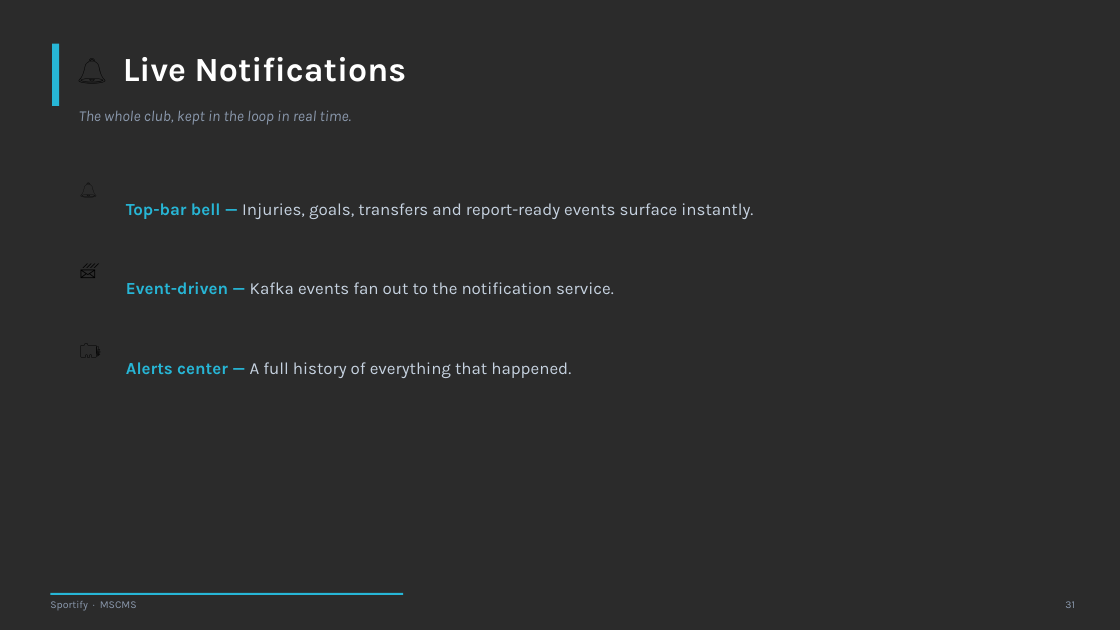
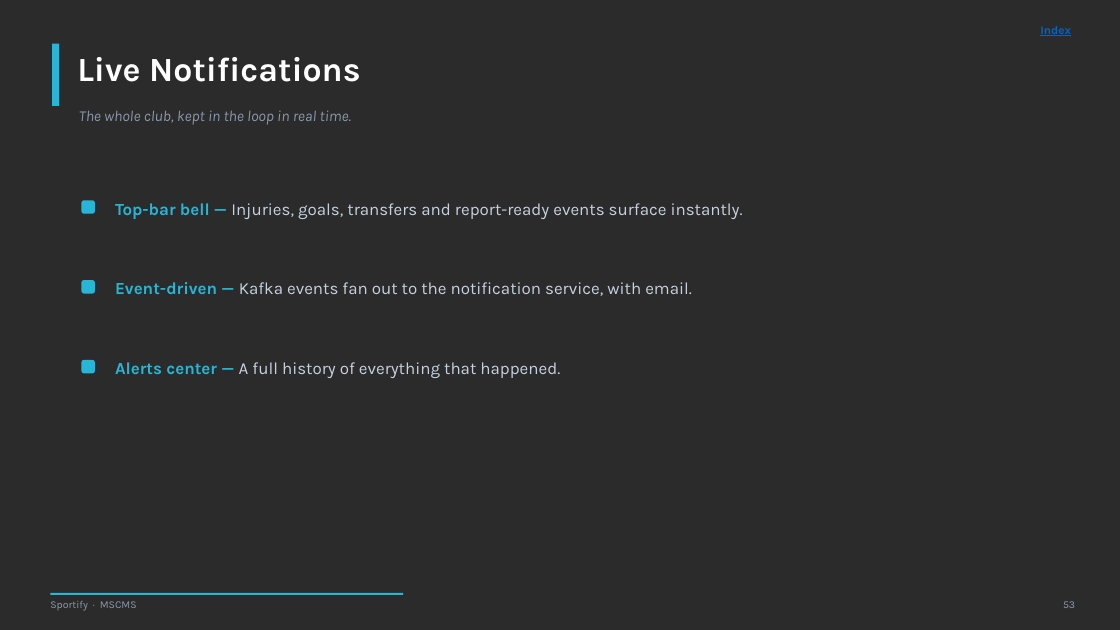
Before and after one commit to tefaa1/final, a slide deck: slide 53 of presentation/Sportify-MSCMS-Overview-NEW.pptx (slide 31 before the commit). Drawn at 1120x630 pixels with LibreOffice and Linux fonts; fonts in the diff are those of the drawing; background and template pictures are left out; a plain dark background stands for a picture behind light text. Boxes give left, top, right and bottom in pixels: in the first picture for what was removed or moved away, otherwise in the second. Text is boxed around its words. In the diff, an @@ line names an element or a change of style, - is before the commit and + after.

```diff
--- a/presentation/Sportify-MSCMS-Overview-NEW.pptx
+++ b/presentation/Sportify-MSCMS-Overview-NEW.pptx
@@ text added at (1040, 26, 1071, 36), 10 pt, text #0563C1, bold, underline @@
+Index
@@ text at (77, 57, 361, 82): text changed @@
-🔔 Live Notifications
+Live Notifications
@@ text removed at (80, 168, 122, 210) @@
-🔔
@@ text "Top-bar bell — Injuries, goals, ...": place and size @@
-text "Top-bar bell — Injuries, goals, ..." at (126, 203, 753, 219)
+text "Top-bar bell — Injuries, goals, ..." at (115, 203, 743, 219)
@@ rounded rectangle added at (82, 200, 95, 213), fill #27B6D6 @@
@@ text removed at (80, 248, 122, 290) @@
-📨
@@ rounded rectangle added at (82, 280, 95, 293), fill #27B6D6 @@
@@ text at (115, 282, 692, 296): text changed @@
-Event-driven — Kafka events fan out to the notification service.
+Event-driven — Kafka events fan out to the notification service, with email.
@@ text removed at (80, 328, 122, 370) @@
-🗂️
@@ text "Alerts center — A full ...": place and size @@
-text "Alerts center — A full ..." at (126, 362, 571, 378)
+text "Alerts center — A full ..." at (115, 362, 560, 378)
@@ rounded rectangle added at (82, 360, 95, 374), fill #27B6D6 @@
@@ text at (1063, 601, 1075, 608): text changed @@
-31
+53
```
Also in this commit, not shown: 22 other slides changed, 41 slides added, 22 slides removed, 12 other files.
